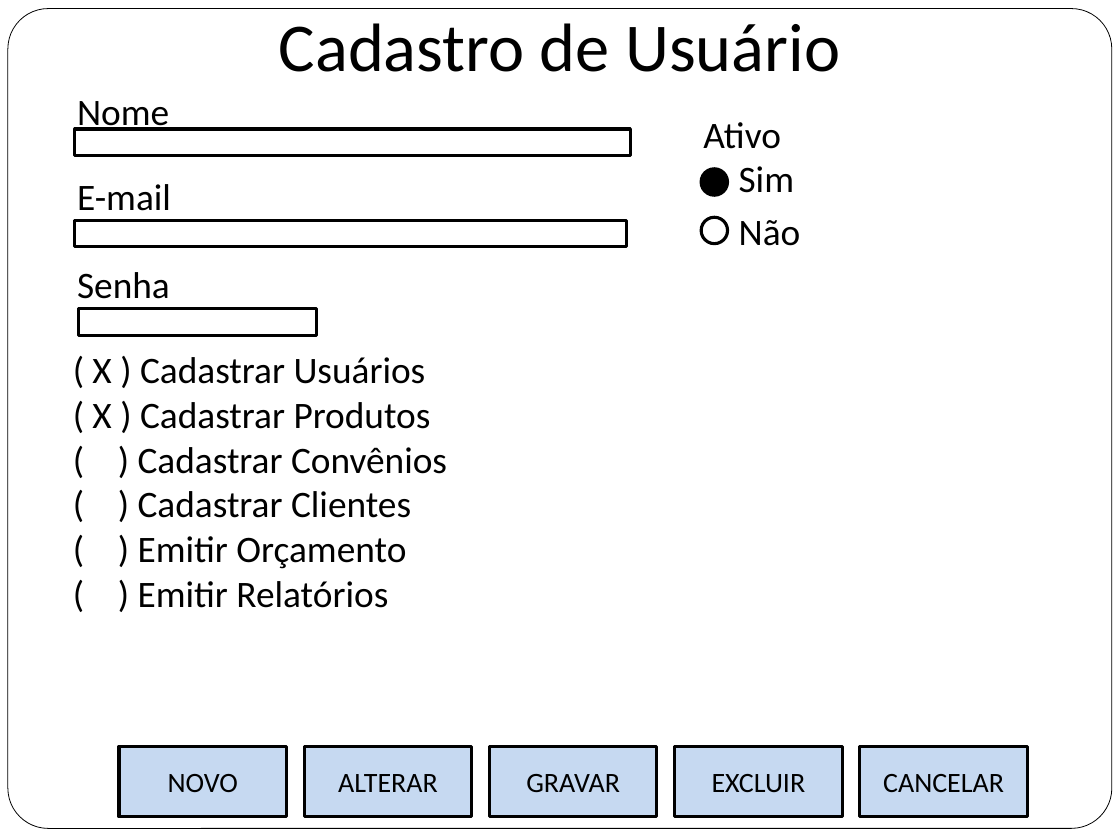
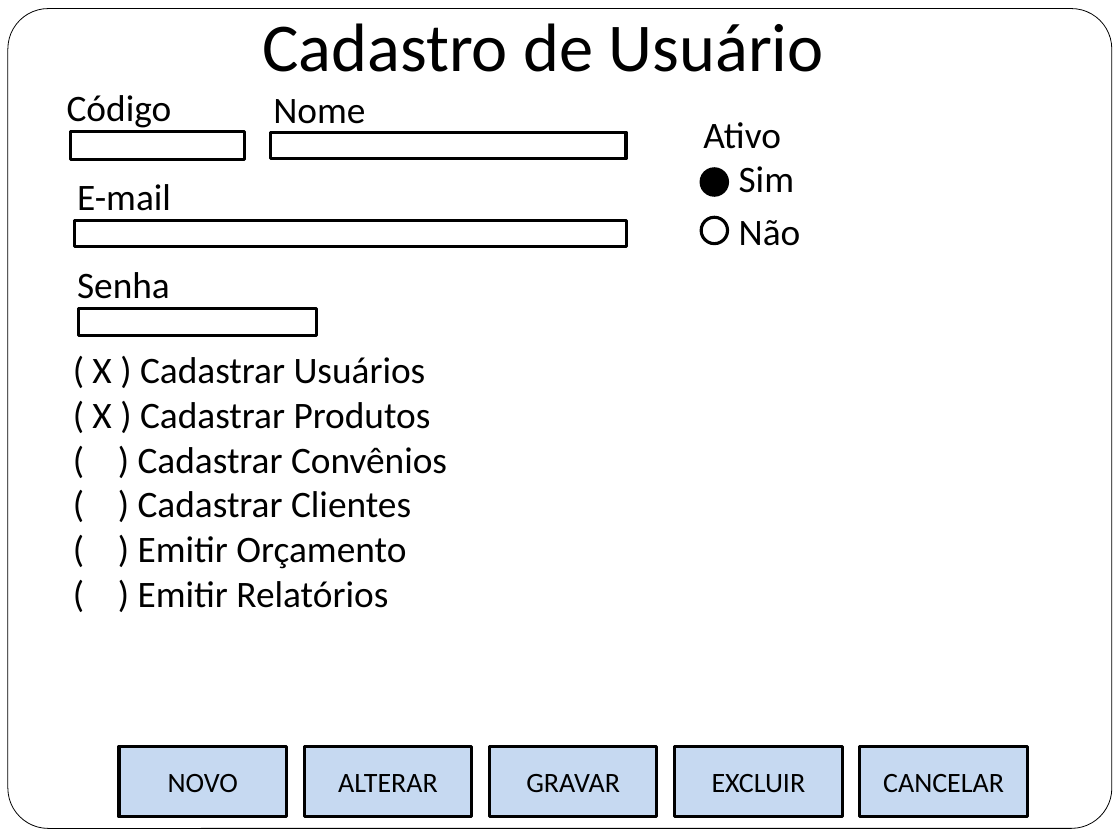
Before and after one commit to flaviochagas/PosGrupo4, a slide deck: slide 3 of Site/site/documentos/prototipos - V_3.0.pptx. Drawn at 1120x840 pixels with LibreOffice and Linux fonts; fonts in the diff are those of the drawing. Boxes give left, top, right and bottom in pixels: in the first picture for what was removed or moved away, otherwise in the second. Text is boxed around its words. In the diff, an @@ line names an element or a change of style, - is before the commit and + after.

```diff
--- a/Site/site/documentos/prototipos - V_3.0.pptx
+++ b/Site/site/documentos/prototipos - V_3.0.pptx
@@ text "Cadastro de Usuário": place and size @@
-text "Cadastro de Usuário" at [279,23,840,72]
+text "Cadastro de Usuário" at [262,23,824,72]
@@ text "Nome" rewrapped from [77,101,169,131] to [273,99,365,133] @@
@@ text added at [67,95,172,131], 24 pt, text #000000 @@
+Código
@@ rectangle added at [71,131,244,159], fill #FFFFFF, outline #000000 2.01 pt @@
@@ rectangle: place and size @@
-rectangle at [75,129,631,156]
+rectangle at [271,132,626,159]
```
Also in this commit, not shown: 5 other slides changed, 7 other files.
